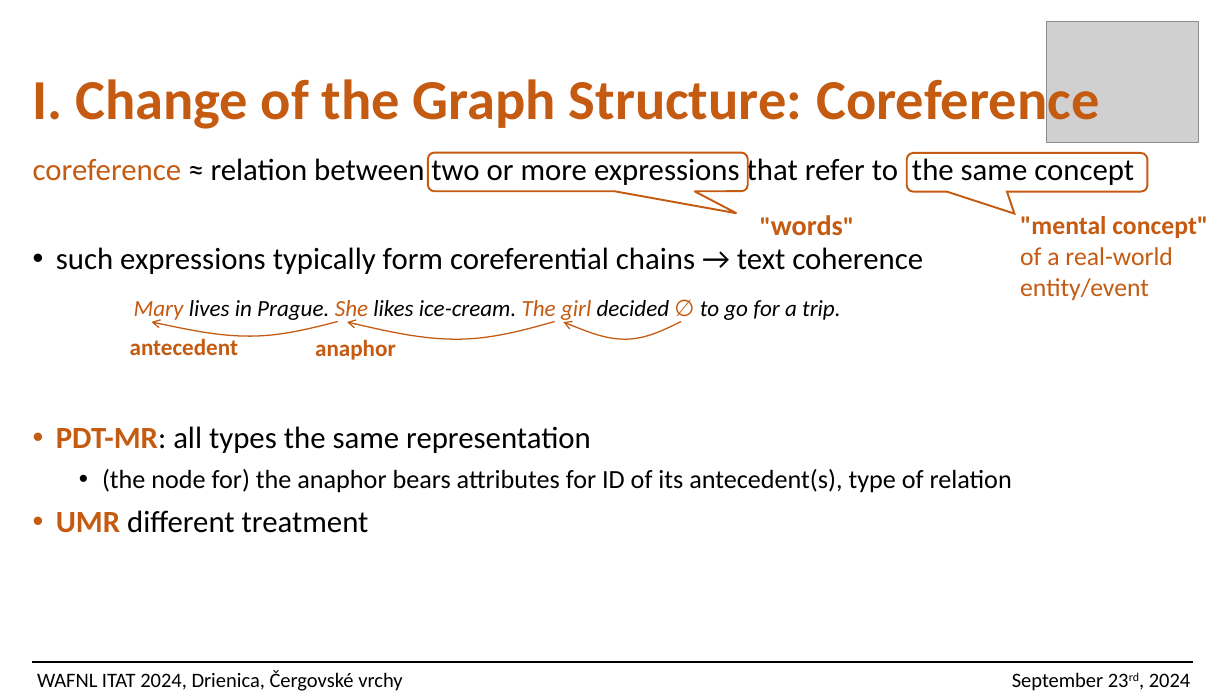
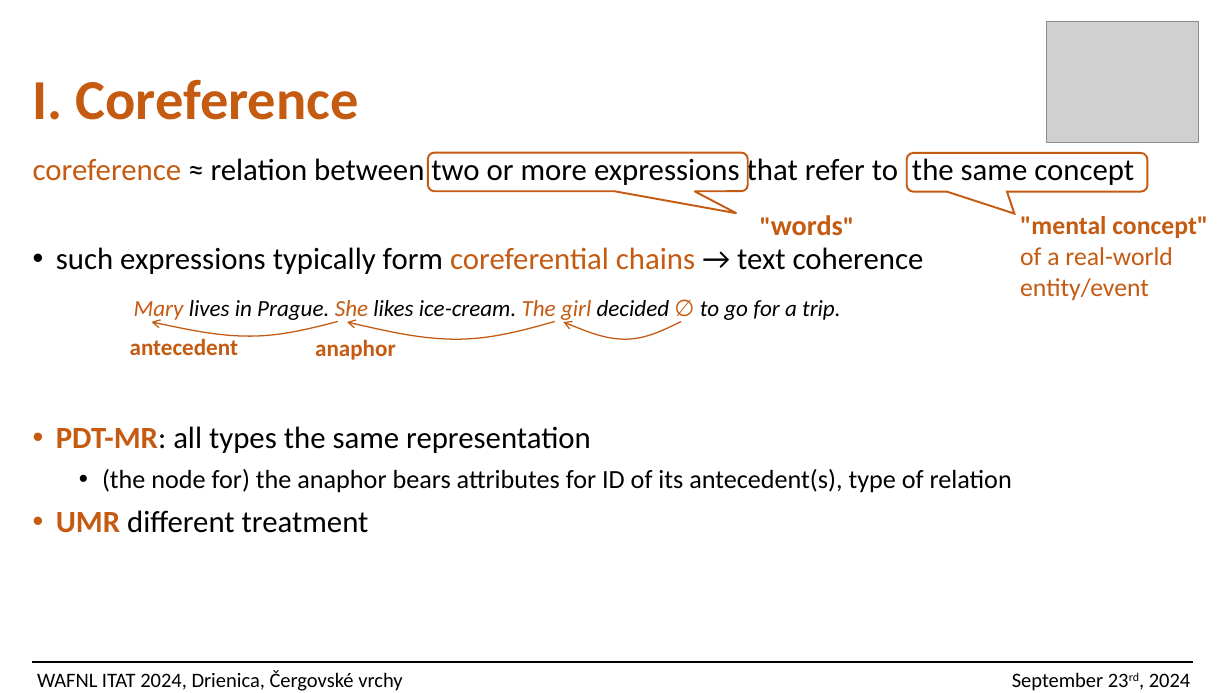
Before and after one commit to ufal/UMR, a slide deck: slide 9 of papers/2024-ITAT-slides.pptx (slide 14 before the commit). Drawn at 1232x693 pixels with LibreOffice and Linux fonts; fonts in the diff are those of the drawing; grey boxes stand for pictures. Boxes give left, top, right and bottom in pixels: in the first picture for what was removed or moved away, otherwise in the second. Text is boxed around its words. In the diff, an @@ line names an element or a change of style, - is before the commit and + after.

```diff
--- a/papers/2024-ITAT-slides.pptx
+++ b/papers/2024-ITAT-slides.pptx
@@ text at box(33, 79, 358, 120): text changed @@
-I. Change of the Graph Structure: Coreference
+I. Coreference
@@ text at box(56, 247, 924, 274): text colour #000000 to #C55A11 in "coreferential chains" @@
```
Also in this commit, not shown: 6 other slides changed, 13 slides removed, 1 other file.
